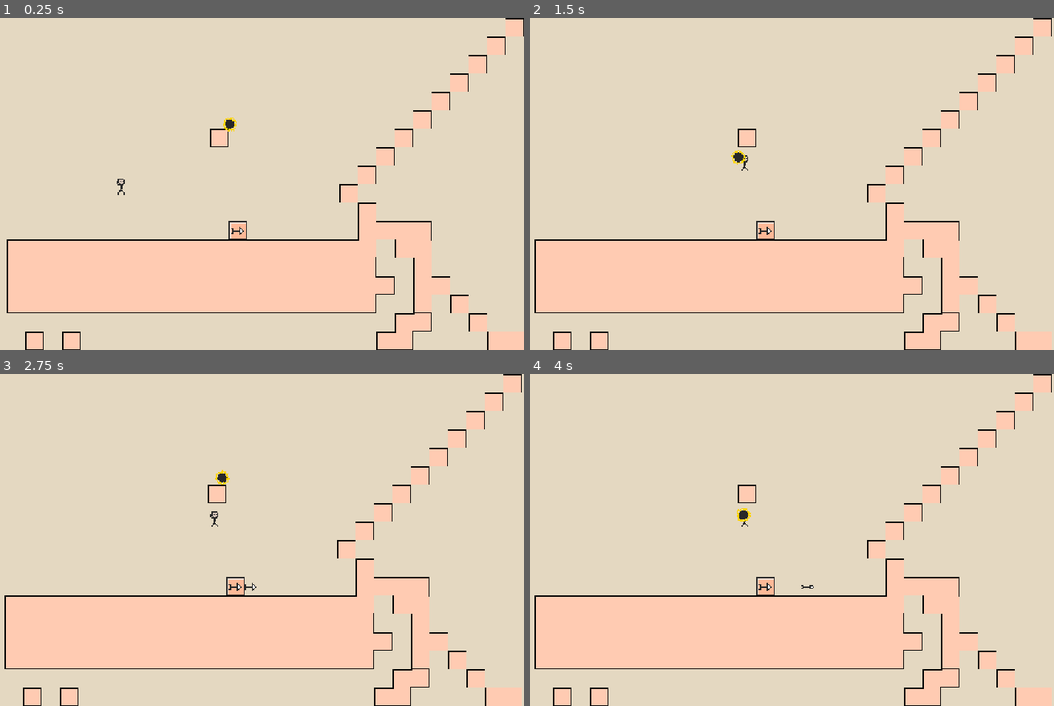
Above: before the commit, frames 1-4 (two rows, left to right).
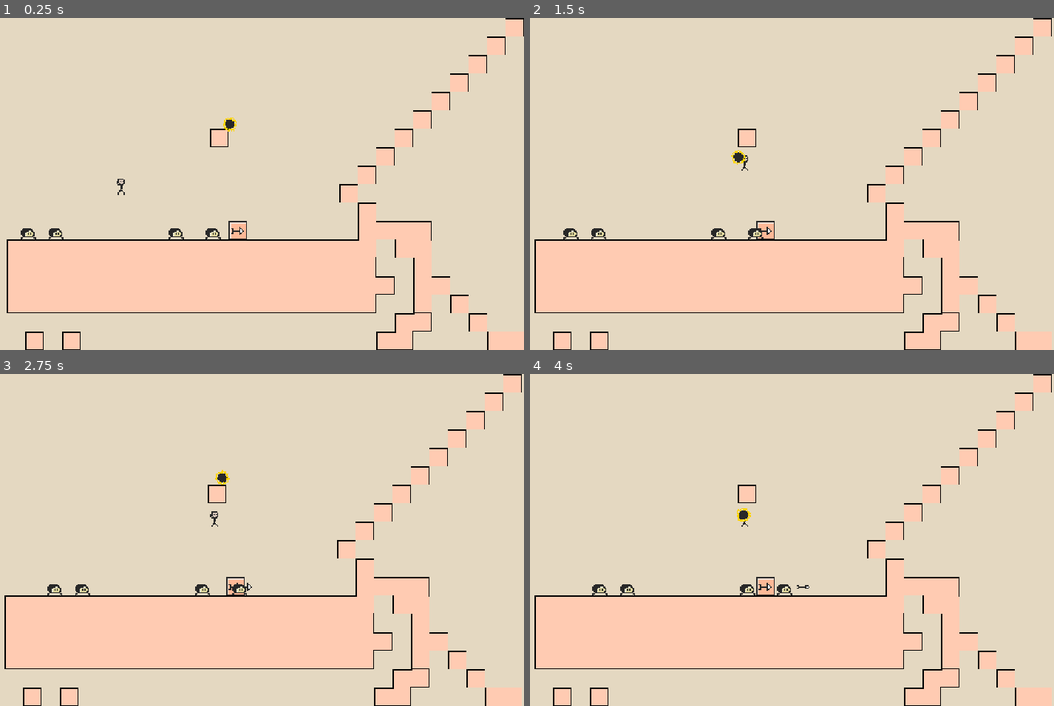
Above: after the commit, the same moments.

Repository: yannicka/ninja
Game: Godot game, scene res://src/Game.tscn
The game is run twice, just before and just after one commit, with the same random seed, the same clock (stepped at 60 frames per second) and the same inputs.
Inputs (mouse positions are in pixels of both pictures, inside the frame that each line leads up to):
- Up to frame 1 (0.25 s): no input
- Up to frame 2 (1.5 s): move the mouse to (886, 167) at 0.52 s; hold Right (ui_right) from 0.53 s (still down); tap Up (ui_up) at 0.6, 0.77, 1.07, 1.35 s; click (886, 167) at 0.67 s; move the mouse to (640, 200) at 1.27 s
- Up to frame 3 (2.75 s): tap Up (ui_up) at 1.52, 1.82, 2.1 s; move the mouse to (288, 466) at 2.02 s; release Right (ui_right) at 2.03 s; hold Left (ui_left) from 2.03 s (still down)
- Up to frame 4 (4 s): move the mouse to (729, 606) at 2.77 s; release Left (ui_left) at 2.78 s; hold Right (ui_right) from 2.78 s (still down); tap Up (ui_up) at 2.85, 3.02, 3.32, 3.6, 3.77 s; click (729, 606) at 2.92 s; move the mouse to (933, 589) at 3.52 s

The runs differ from the first frame. In frame 1, 0.2% of the frame differs, in the area x 3-43%, y 63-67%; in frame 2, 0.2%; in frame 3, 0.3%; in frame 4, 0.3%, in the area x 11-55%, y 63-67%.

Commit message:
Flèches et rampeurs

Diff:
--- a/src/Bullets/Arrow.gd
+++ b/src/Bullets/Arrow.gd
@@ -8,9 +8,11 @@
 	timer.wait_time = 1
 	add_child(timer)
 	timer.start()
+	$top_checker/CollisionShape2d.disabled = true
 
 func on_start():
 	velocity.x = SPEED
+	$top_checker/CollisionShape2d.disabled = false
 	$AnimatedSprite2d.play("default")
 
 	var timer = Timer.new()
@@ -35,20 +37,8 @@
 
 		$AnimatedSprite2d.play("stop")
 
-# @todo
+
 func _on_top_checker_body_entered(body):
-	if body.has_method("bounce"):
+	if body.has_method("die_or_bounce"):
+		body.die_or_bounce()
 		queue_free()
-
-		body.bounce()
-
-
-# @todo
-func _on_sides_checker_body_entered(body):
-	if body.has_method("die"):
-		body.die()
-
-
-func _on_area_2d_body_entered(body):
-	if velocity.x > 0 and body.has_method("die"):
-		body.die()
--- a/src/Bullets/Arrow.tscn
+++ b/src/Bullets/Arrow.tscn
@@ -36,11 +36,11 @@
 size = Vector2(9, 1)
 
 [sub_resource type="RectangleShape2D" id="RectangleShape2D_dc47x"]
-size = Vector2(9, 2)
+size = Vector2(9, 1)
 
 [node name="Arrow" type="CharacterBody2D"]
 collision_layer = 8
-collision_mask = 5
+collision_mask = 4
 script = ExtResource("1_h8w7f")
 
 [node name="AnimatedSprite2d" type="AnimatedSprite2D" parent="."]
@@ -56,7 +56,7 @@
 position = Vector2(0, -2)
 
 [node name="CollisionShape2d" type="CollisionShape2D" parent="top_checker"]
-position = Vector2(-0.5, 1)
+position = Vector2(-0.5, 2.5)
 shape = SubResource("RectangleShape2D_dc47x")
 
-[connection signal="body_entered" from="top_checker" to="." method="_on_area_2d_body_entered"]
+[connection signal="body_entered" from="top_checker" to="." method="_on_top_checker_body_entered"]
--- a/src/Enemies/ArrowShotter.tscn
+++ b/src/Enemies/ArrowShotter.tscn
@@ -19,7 +19,7 @@
 size = Vector2(16, 16)
 
 [node name="ArrowShotter" type="StaticBody2D"]
-collision_layer = 4
+collision_layer = 16
 script = ExtResource("1_7omhe")
 
 [node name="AnimatedSprite2d" type="AnimatedSprite2D" parent="."]
--- /dev/null
+++ b/src/Enemies/Ramper.gd
@@ -0,0 +1,15 @@
+extends CharacterBody2D
+
+
+func _ready():
+	velocity.x = 10
+
+
+func _physics_process(delta):
+	move_and_slide()
+
+
+func _on_area_2d_body_entered(body):
+	if body.has_method("die_or_bounce"):
+		body.die_or_bounce()
+		queue_free()
--- a/src/Enemies/Ramper.tscn
+++ b/src/Enemies/Ramper.tscn
@@ -1,3 +1,47 @@
-[gd_scene format=3 uid="uid://bglxnt2n43w5b"]
+[gd_scene load_steps=8 format=3 uid="uid://bglxnt2n43w5b"]
 
-[node name="Ramper" type="Node2D"]
+[ext_resource type="Texture2D" uid="uid://cuce11m0j3lf1" path="res://assets/layers.png" id="1_07juk"]
+[ext_resource type="Script" path="res://src/Enemies/Ramper.gd" id="1_ffbvr"]
+
+[sub_resource type="AtlasTexture" id="AtlasTexture_v0h4j"]
+atlas = ExtResource("1_07juk")
+region = Rect2(0, 16, 16, 16)
+
+[sub_resource type="AtlasTexture" id="AtlasTexture_1ufd3"]
+atlas = ExtResource("1_07juk")
+region = Rect2(16, 16, 16, 16)
+
+[sub_resource type="SpriteFrames" id="SpriteFrames_nqm7r"]
+animations = [{
+"frames": [SubResource("AtlasTexture_v0h4j"), SubResource("AtlasTexture_1ufd3")],
+"loop": true,
+"name": &"default",
+"speed": 5.0
+}]
+
+[sub_resource type="CircleShape2D" id="CircleShape2D_03qnk"]
+radius = 5.0
+
+[sub_resource type="CircleShape2D" id="CircleShape2D_rp3it"]
+radius = 5.0
+
+[node name="Ramper" type="CharacterBody2D"]
+collision_layer = 0
+collision_mask = 0
+script = ExtResource("1_ffbvr")
+
+[node name="AnimatedSprite2d" type="AnimatedSprite2D" parent="."]
+frames = SubResource("SpriteFrames_nqm7r")
+playing = true
+
+[node name="CollisionShape2d" type="CollisionShape2D" parent="."]
+position = Vector2(0, 3)
+shape = SubResource("CircleShape2D_03qnk")
+
+[node name="Area2d" type="Area2D" parent="."]
+
+[node name="CollisionShape2d" type="CollisionShape2D" parent="Area2d"]
+position = Vector2(0, 3)
+shape = SubResource("CircleShape2D_rp3it")
+
+[connection signal="body_entered" from="Area2d" to="." method="_on_area_2d_body_entered"]
--- a/src/Game.tscn
+++ b/src/Game.tscn
@@ -1,10 +1,11 @@
-[gd_scene load_steps=8 format=3 uid="uid://doog8g363c1p6"]
+[gd_scene load_steps=9 format=3 uid="uid://doog8g363c1p6"]
 
 [ext_resource type="PackedScene" uid="uid://biajlk6f84745" path="res://src/Tiles.tscn" id="1_fk43q"]
 [ext_resource type="Script" path="res://src/Game.gd" id="1_knod3"]
 [ext_resource type="PackedScene" uid="uid://bxo8l2jkxny1t" path="res://src/Player.tscn" id="2_f4sv1"]
 [ext_resource type="PackedScene" uid="uid://dcuee28qabynd" path="res://src/Enemies/ElectricBall.tscn" id="3_7c28m"]
 [ext_resource type="PackedScene" uid="uid://kpyr7t3u4hux" path="res://src/Enemies/ArrowShotter.tscn" id="4_lxtq4"]
+[ext_resource type="PackedScene" uid="uid://bglxnt2n43w5b" path="res://src/Enemies/Ramper.tscn" id="6_6t880"]
 
 [sub_resource type="RectangleShape2D" id="RectangleShape2D_537cd"]
 size = Vector2(256, 288)
@@ -55,5 +56,17 @@
 position = Vector2(384, 144)
 shape = SubResource("RectangleShape2D_wws52")
 
+[node name="Ramper" parent="." instance=ExtResource("6_6t880")]
+position = Vector2(80, 184)
+
+[node name="Ramper2" parent="." instance=ExtResource("6_6t880")]
+position = Vector2(104, 184)
+
+[node name="Ramper3" parent="." instance=ExtResource("6_6t880")]
+position = Vector2(208, 184)
+
+[node name="Ramper4" parent="." instance=ExtResource("6_6t880")]
+position = Vector2(240, 184)
+
 [connection signal="input_event" from="CanvasLayer/MoveArea" to="." method="_on_move_area_input_event"]
 [connection signal="input_event" from="CanvasLayer/JumpArea" to="." method="_on_jump_area_input_event"]
--- a/src/Player.gd
+++ b/src/Player.gd
@@ -11,13 +11,13 @@
 
 var is_dead = false
 
+var state = "idle"
+
 @export var move = false
 
 func _physics_process(delta):
 	if is_dead:
 		return
-
-	print(move)
 
 	# Add the gravity.
 	if not is_on_floor():
@@ -26,6 +26,7 @@
 	# Handle Jump.
 	if Input.is_action_just_pressed("ui_up") and is_on_floor():
 		velocity.y = JUMP_VELOCITY
+		state = "jump"
 
 	# Get the input direction and handle the movement/deceleration.
 	# As good practice, you should replace UI actions with custom gameplay actions.
@@ -38,6 +39,12 @@
 		velocity.x = direction * SPEED
 	else:
 		velocity.x = move_toward(velocity.x, 0, SPEED)
+
+	if velocity.y > 0:
+		state = "fall"
+
+	if is_on_floor():
+		state = "idle"
 
 	move_and_slide()
 
@@ -57,6 +64,11 @@
 
 		scale.x = -1
 
+func bounce():
+	velocity.y = -300
+	print("bounce")
+
+
 func die():
 	is_dead = true
 	velocity = Vector2(0, 0)
@@ -64,6 +76,12 @@
 	$AnimatedSprite.play("die")
 	$CollisionShape2d.disabled = true
 
+func die_or_bounce():
+	if state == "fall":
+		bounce()
+	else:
+		die()
+
 
 func _on_animated_sprite_animation_finished():
 	if $AnimatedSprite.animation == "die":
--- a/src/Player.tscn
+++ b/src/Player.tscn
@@ -51,7 +51,7 @@
 height = 12.0
 
 [node name="Player" type="CharacterBody2D"]
-collision_mask = 6
+collision_mask = 20
 script = ExtResource("1_nxbjv")
 
 [node name="AnimatedSprite" type="AnimatedSprite2D" parent="."]
@@ -63,6 +63,7 @@
 shape = SubResource("CapsuleShape2D_dgka0")
 
 [node name="RayCast2d" type="RayCast2D" parent="."]
+visible = false
 target_position = Vector2(0, 16)
 collision_mask = 8
 
